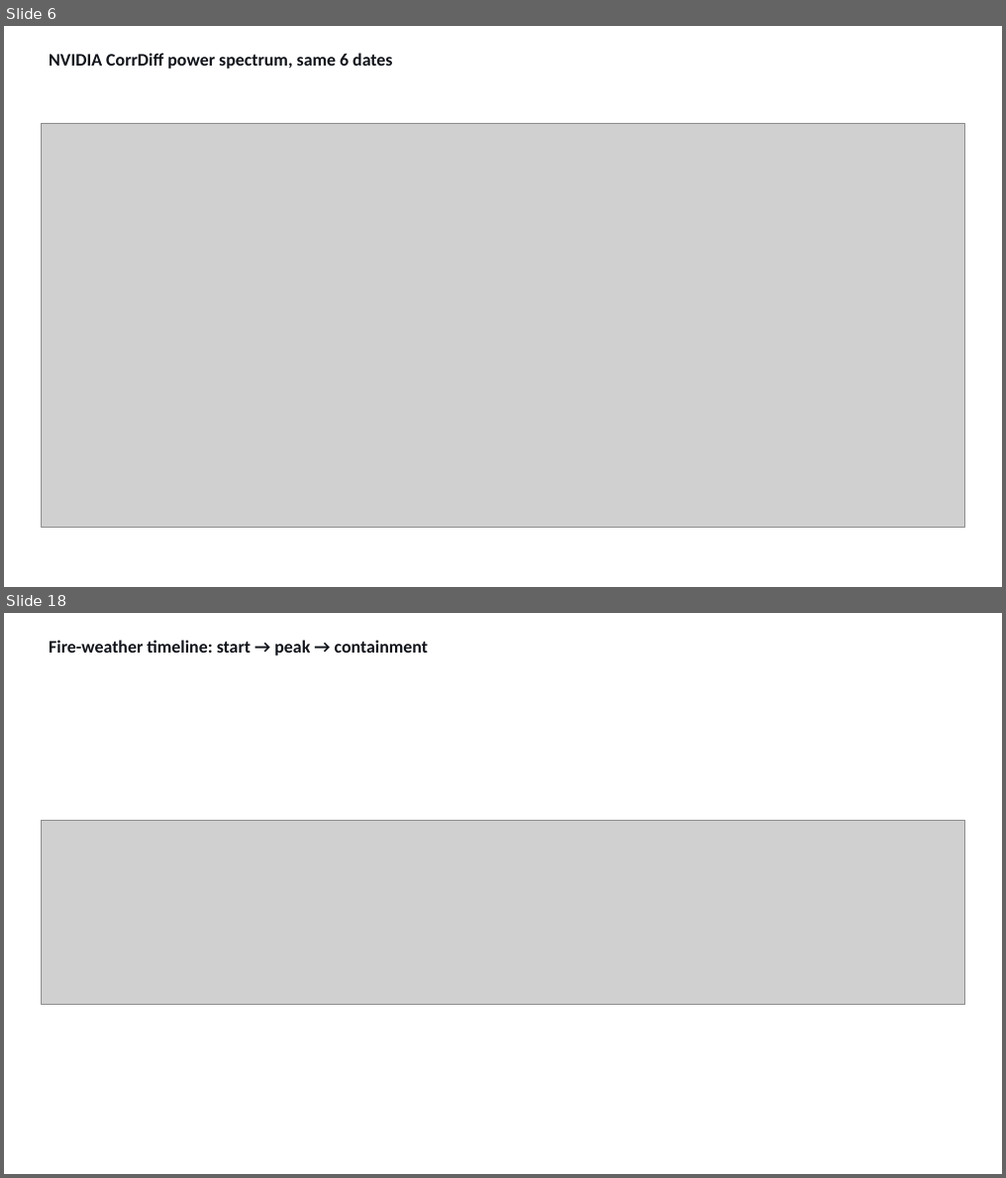
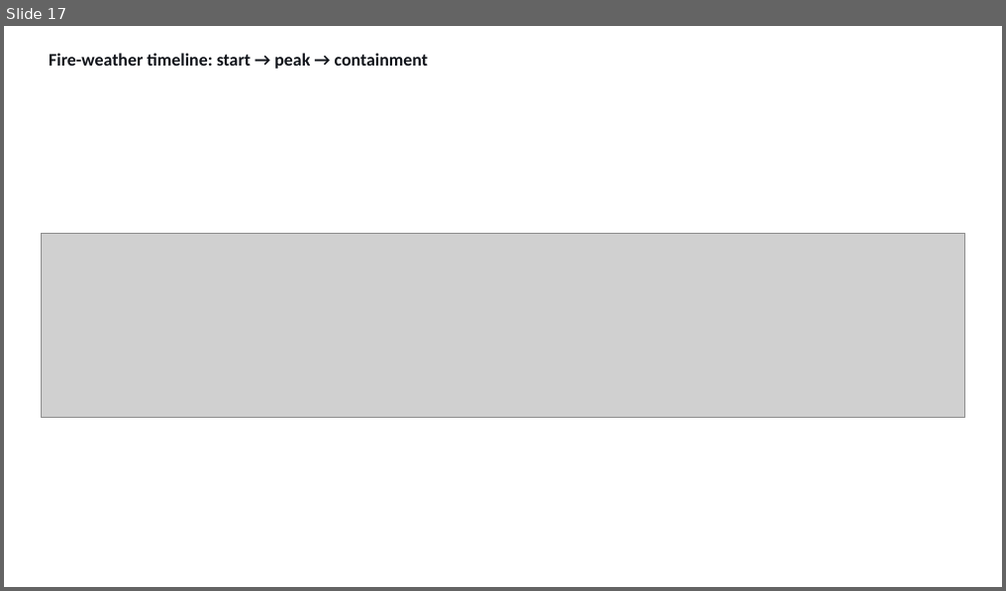
Before and after one commit to milhud/diffusion_downscaling_model, a slide deck: results/corrdiff_comparison/corrdiff_benchmark_slides.pptx. Shown one above the other, each under a label of ours: slides 6 and 18 before the commit, slide 17 after it; the slides between them are not shown. The pictures are 1006x1178 and 1006x591 pixels, drawn with LibreOffice and Linux fonts; fonts in the diff are those of the drawing; grey boxes stand for pictures. Boxes give left, top, right and bottom in pixels: in the first picture for what was removed or moved away, otherwise in the second. Text is boxed around its words. In the diff, an @@ line names an element or a change of style, - is before the commit and + after.

```diff
--- a/results/corrdiff_comparison/corrdiff_benchmark_slides.pptx
+++ b/results/corrdiff_comparison/corrdiff_benchmark_slides.pptx
@@ slide 6 removed at (x1=4, y1=26, x2=1002, y2=587), background #FFFFFF @@
@@ text removed at (x1=49, y1=53, x2=392, y2=69) @@
-NVIDIA CorrDiff power spectrum, same 6 dates
@@ picture removed at (x1=42, y1=123, x2=964, y2=528) @@
@@ what was slide 18 is now slide 17 @@
```
Also in this commit, not shown: 14 slides changed, 2 slides added, 2 other slides removed, 18 other files.
